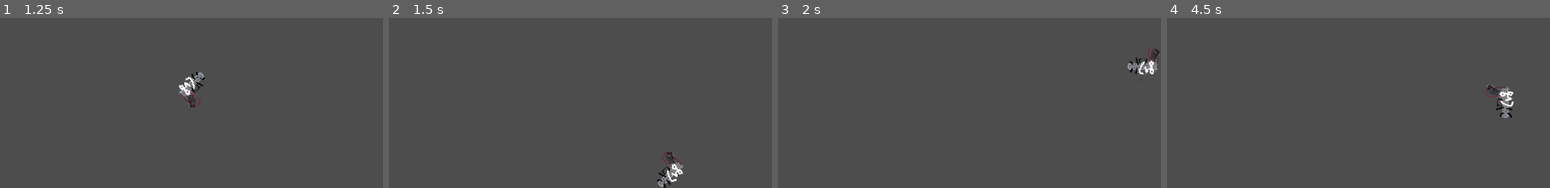
Above: before the commit, frames 1-4 (left to right).
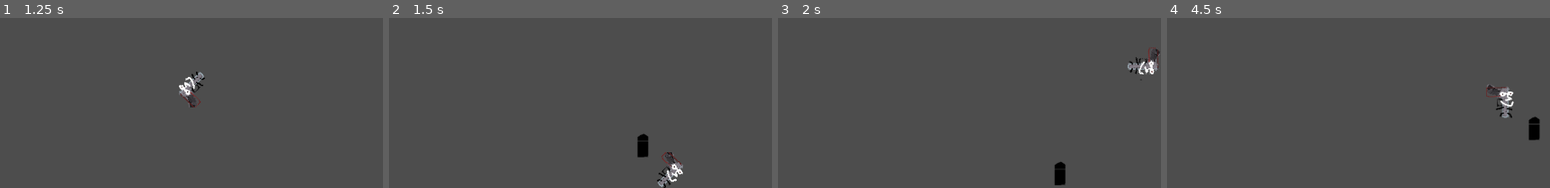
Above: after the commit, the same moments.

Repository: CallumAJ/WrathoftheJammed
Game: Godot game, scene res://scenes/level.tscn
Same seed, same stepped clock (60 frames per second), same inputs: the game is played once before the commit and once after it.
Inputs:
- Up to frame 1 (1.25 s): tap Enter (ui_accept) at 0.5 s; hold D (right) from 0.53 s (still down); tap Space (jump) at 0.6, 0.77, 1.07 s
- Up to frame 2 (1.5 s): keep holding D (right); tap Q (shoot) at 1.35 s
- Up to frame 3 (2 s): keep holding D (right); tap Space (jump) at 1.52, 1.55, 1.82 s
- Up to frame 4 (4.5 s): release D (right) at 2.03 s; hold A (left) 2.03-2.78 s; tap Space (jump) at 2.1, 3.02, 3.05, 3.32, 3.6, 3.77, 4.07 s; hold D (right) 2.78-4.28 s; tap Q (shoot) at 2.85, 4.35 s; hold A (left) from 4.28 s (still down)

Frame 1 is identical in both runs. In frame 2, 0.4% of the frame differs, in the area x 64-68%, y 67-83%; in frame 3, 0.4%; in frame 4, 0.4%.
Error before the commit: Cannot call method 'add_child' on a null value. (res://scenes/level.gd:7)

Commit message:
Added working bullets with all 8 angles, and some comments

Diff:
--- a/scenes/Johnny.tscn
+++ b/scenes/Johnny.tscn
@@ -105,7 +105,7 @@
 
 [node name="AnimatedSprite2D" type="AnimatedSprite2D" parent="."]
 sprite_frames = SubResource("SpriteFrames_4pwgr")
-animation = &"walk"
+animation = &"jumpspin"
 speed_scale = 0.8
 
 [node name="hitbox" type="CollisionShape2D" parent="."]
--- a/scenes/bullet.gd
+++ b/scenes/bullet.gd
@@ -1,7 +1,36 @@
 extends Area2D
 
-@export var speed = 600 #bullet speed
+@export var speed = 100 #bullet speed
+var fireAngle #needs to be global
+
+func _ready() -> void:
+	fireAngle = 7 #fire angle will be set with a signal, this is just a test
 
 func _process(delta: float) -> void:
-	position.y -= speed * delta #fires the bullet up at the given speed
-	print("pew") #confirmation this got called
+	if (fireAngle == 0): #these check the frame johnny is in and fires a bullet in that direction
+		position.y += speed * delta
+
+	elif (fireAngle == 1):
+		position.y += speed * delta
+		position.x -= speed * delta
+
+	elif (fireAngle == 2):
+		position.x -= speed * delta
+
+	elif (fireAngle == 3):
+		position.y -= speed * delta
+		position.x -= speed * delta
+
+	elif (fireAngle == 4):
+		position.y -= speed * delta
+
+	elif (fireAngle == 5):
+		position.y -= speed * delta
+		position.x += speed * delta
+
+	elif (fireAngle == 6):
+		position.x += speed * delta
+
+	elif (fireAngle == 7):
+		position.y += speed * delta
+		position.x += speed * delta
--- a/scenes/johnny.gd
+++ b/scenes/johnny.gd
@@ -12,7 +12,7 @@
 var fireAngle = 0
 @export var MAX_SPEED := 300
 
-signal bullet(pos)
+signal bullet(pos, fireAngle)
 
 func _ready() -> void:
 	position = Vector2 (640, 640)
--- a/scenes/level.gd
+++ b/scenes/level.gd
@@ -3,6 +3,6 @@
 var bulletScene: PackedScene = load("res://scenes/bullet.tscn")
 
 func _on_player_bullet(pos) -> void:
-	var bullet = bulletScene.instantiate() #supposed to make a bullet (doesnt)
-	$bullets.add_child(bullet)
+	var bullet = bulletScene.instantiate() #makes a bullet as a child of the bullets node
+	$Bullets.add_child(bullet)
 	bullet.position = pos
--- a/scenes/level.tscn
+++ b/scenes/level.tscn
@@ -61,4 +61,6 @@
 position = Vector2(571.75, 67)
 shape = SubResource("RectangleShape2D_73ffl")
 
+[node name="Bullets" type="Node2D" parent="."]
+
 [connection signal="bullet" from="Player" to="." method="_on_player_bullet"]
